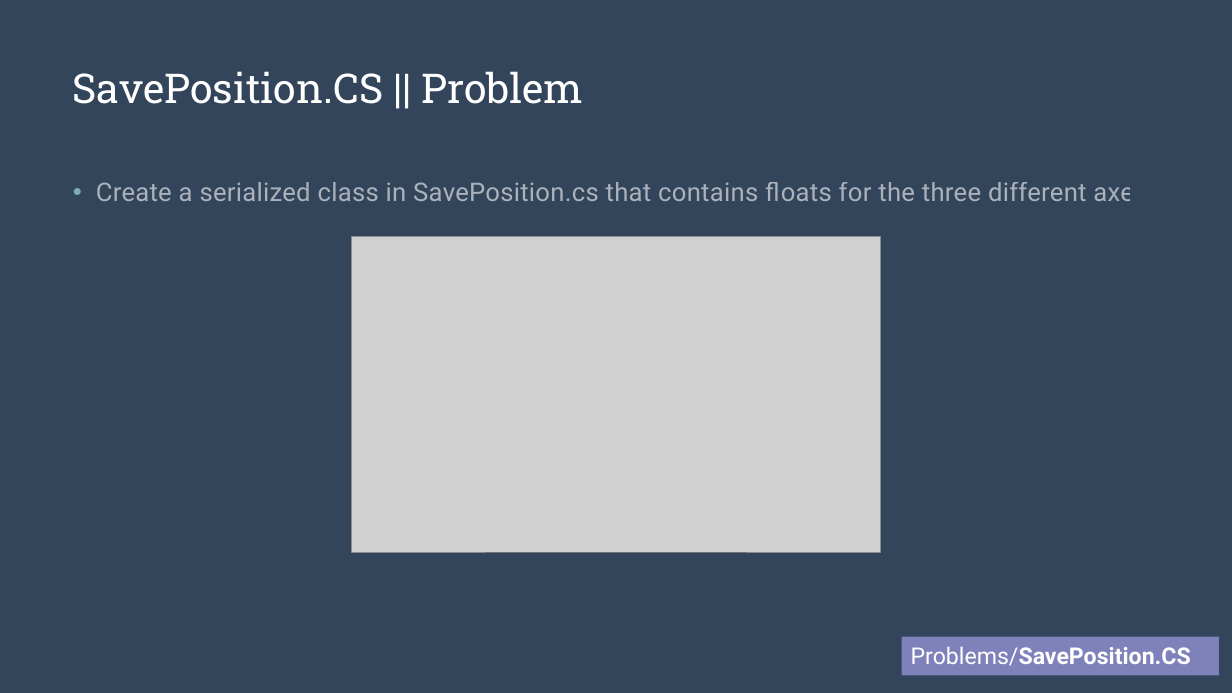
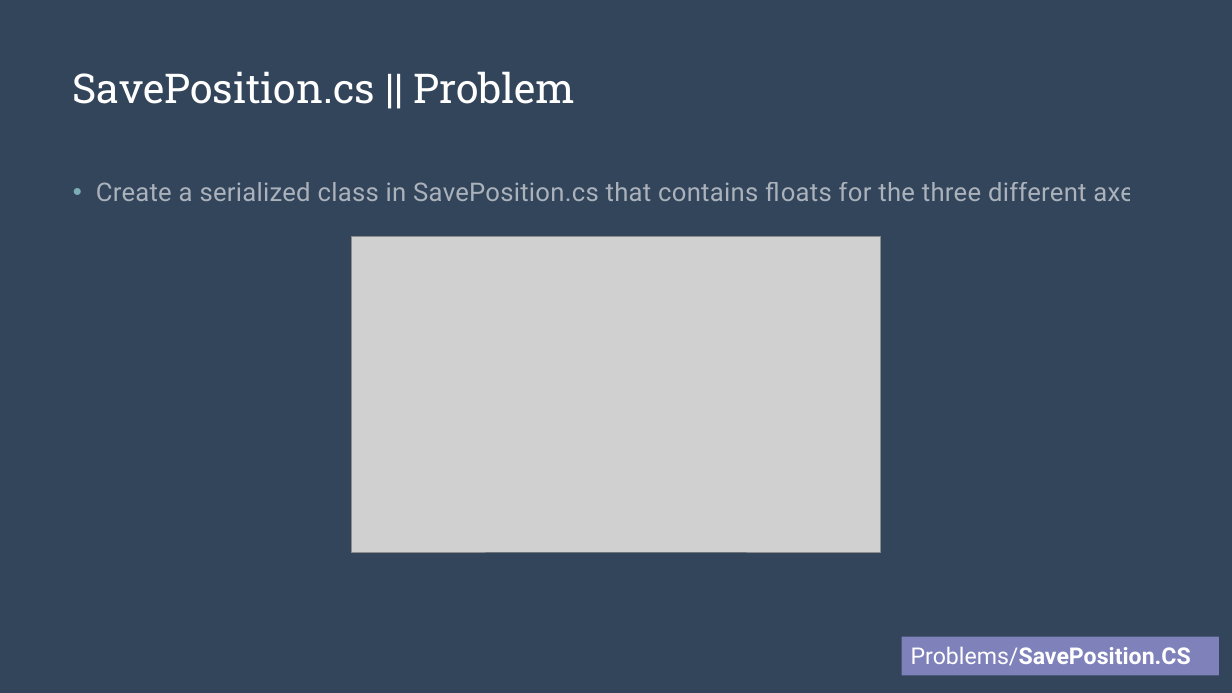
Before and after one commit to alexasummers/Serialization, a slide deck: slide 9 of Serialization/Lecture.pptx. Drawn at 1232x693 pixels with LibreOffice and Linux fonts; fonts in the diff are those of the drawing; grey boxes stand for pictures. Boxes give left, top, right and bottom in pixels: in the first picture for what was removed or moved away, otherwise in the second. Text is boxed around its words. In the diff, an @@ line names an element or a change of style, - is before the commit and + after.

```diff
--- a/Serialization/Lecture.pptx
+++ b/Serialization/Lecture.pptx
@@ title at <box>73,71,575,104</box>: text changed @@
-SavePosition.CS || Problem
+SavePosition.cs || Problem
```
Also in this commit, not shown: 2 other slides changed, 3 slides added, 14 other files.
